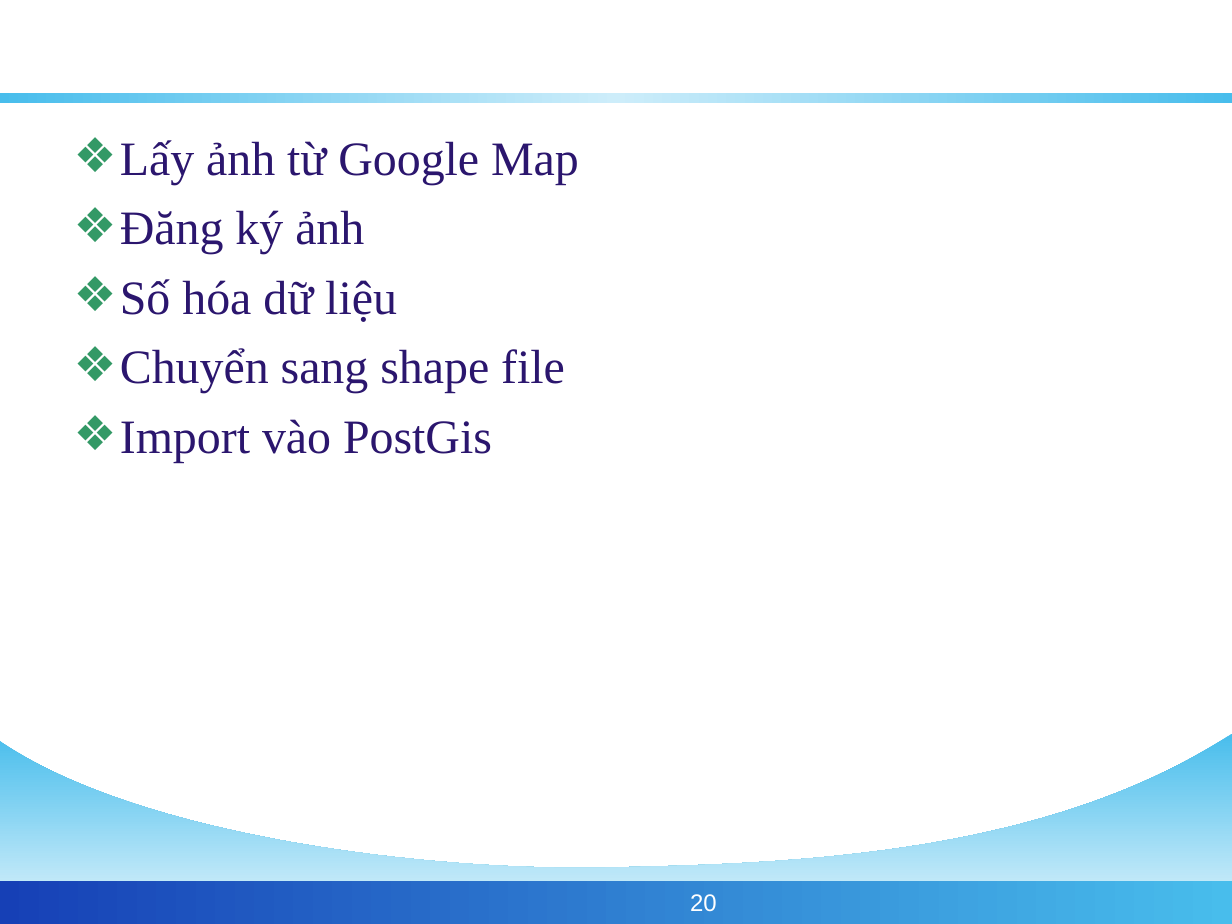
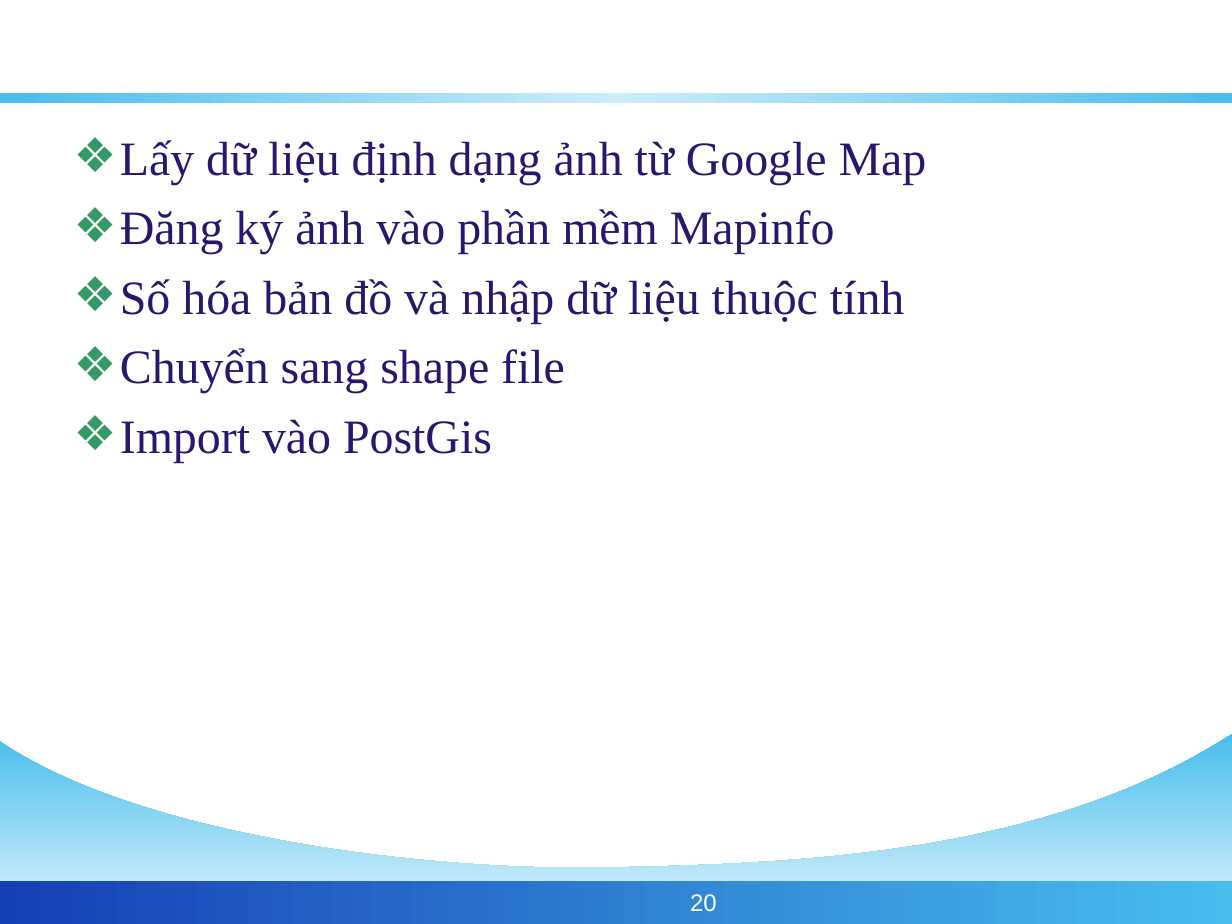
Before and after one commit to phamngsinh/cantho-webgis, a slide deck: slide 20 of Document/Bao Cao/BaoCaoLuanVan.ppt. Drawn at 1232x924 pixels with LibreOffice and Linux fonts; fonts in the diff are those of the drawing; background and template pictures are left out. Boxes give left, top, right and bottom in pixels: in the first picture for what was removed or moved away, otherwise in the second. Text is boxed around its words. In the diff, an @@ line names an element or a change of style, - is before the commit and + after.

```diff
--- a/Document/Bao Cao/BaoCaoLuanVan.ppt
+++ b/Document/Bao Cao/BaoCaoLuanVan.ppt
@@ text at bbox=[120, 140, 927, 324]: text changed @@
-❖ Lấy ảnh từ Google Map
-❖ Đăng ký ảnh
-❖ Số hóa dữ liệu
+❖ Lấy dữ liệu định dạng ảnh từ Google Map
+❖ Đăng ký ảnh vào phần mềm Mapinfo
+❖ Số hóa bản đồ và nhập dữ liệu thuộc tính
```
Also in this commit, not shown: 5 other slides changed, 1 slide added.
